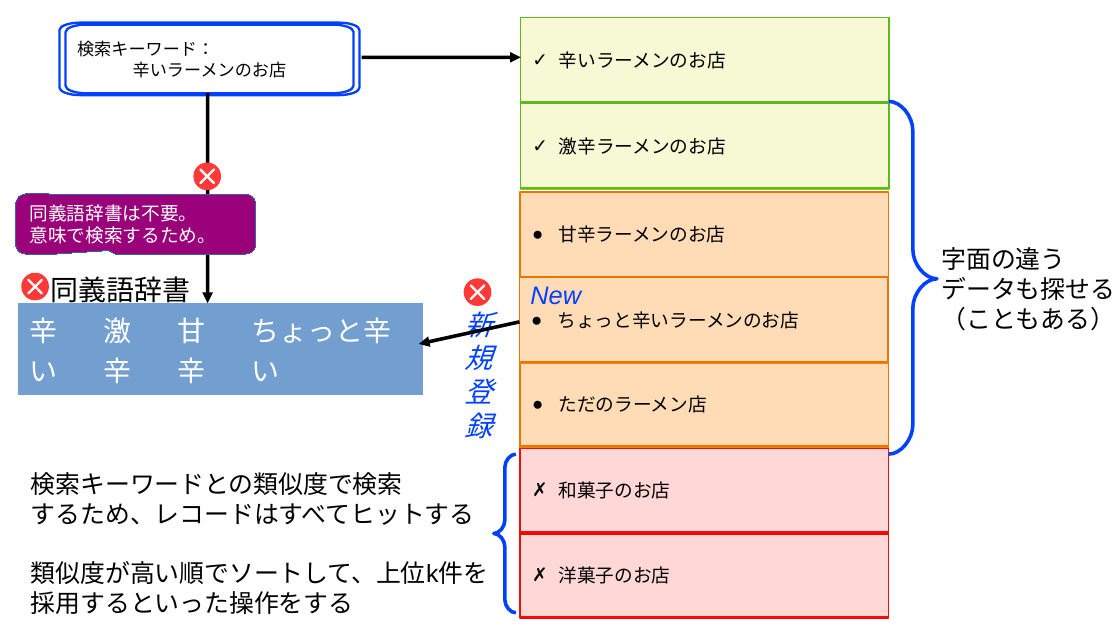
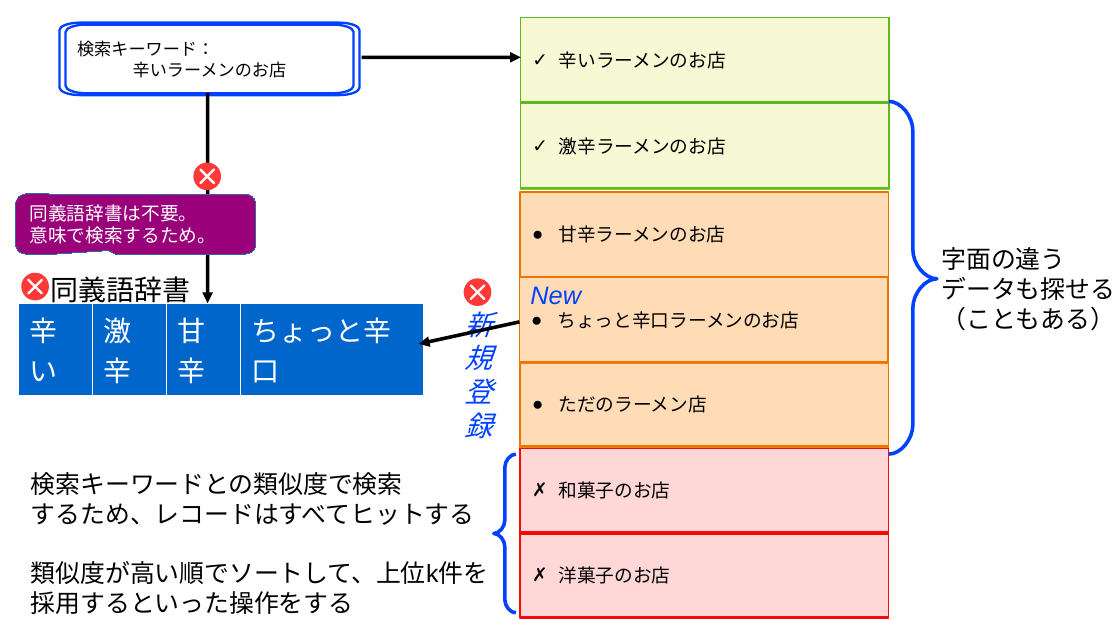
Before and after one commit to komainu8/rabbit-slide-komainu8-postgresql-conference-japan-2025, a slide deck: slide 6 of images.odp. Drawn at 1120x630 pixels with LibreOffice and Linux fonts; fonts in the diff are those of the drawing. Boxes give left, top, right and bottom in pixels: in the first picture for what was removed or moved away, otherwise in the second. Text is boxed around its words. In the diff, an @@ line names an element or a change of style, - is before the commit and + after.

```diff
--- a/images.odp
+++ b/images.odp
@@ table at [18,304,423,388] @@
-row 1, column 4: ちょっと辛い
+row 1, column 4: ちょっと辛口
@@ fill #729FCF to #0066CC in row 1 @@
@@ borders changed @@
@@ text in rectangle at [558,311,800,329]: text changed @@
-● ちょっと辛いラーメンのお店
+● ちょっと辛口ラーメンのお店
```
Also in this commit, not shown: 6 other slides changed, 4 other files.
